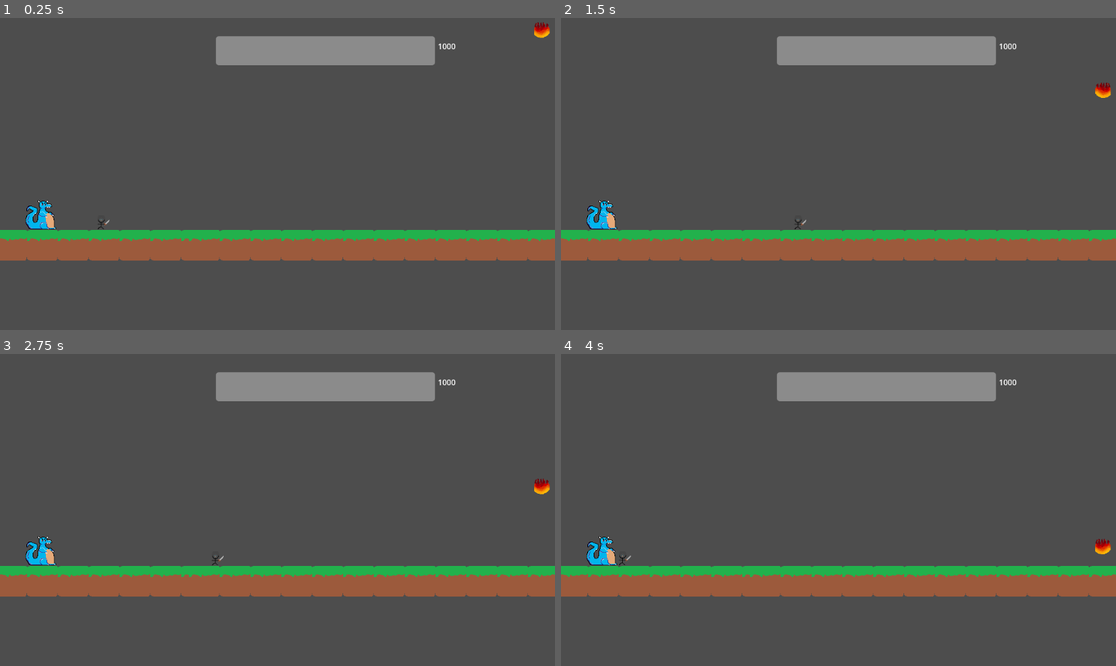
Above: before the commit, frames 1-4 (two rows, left to right).
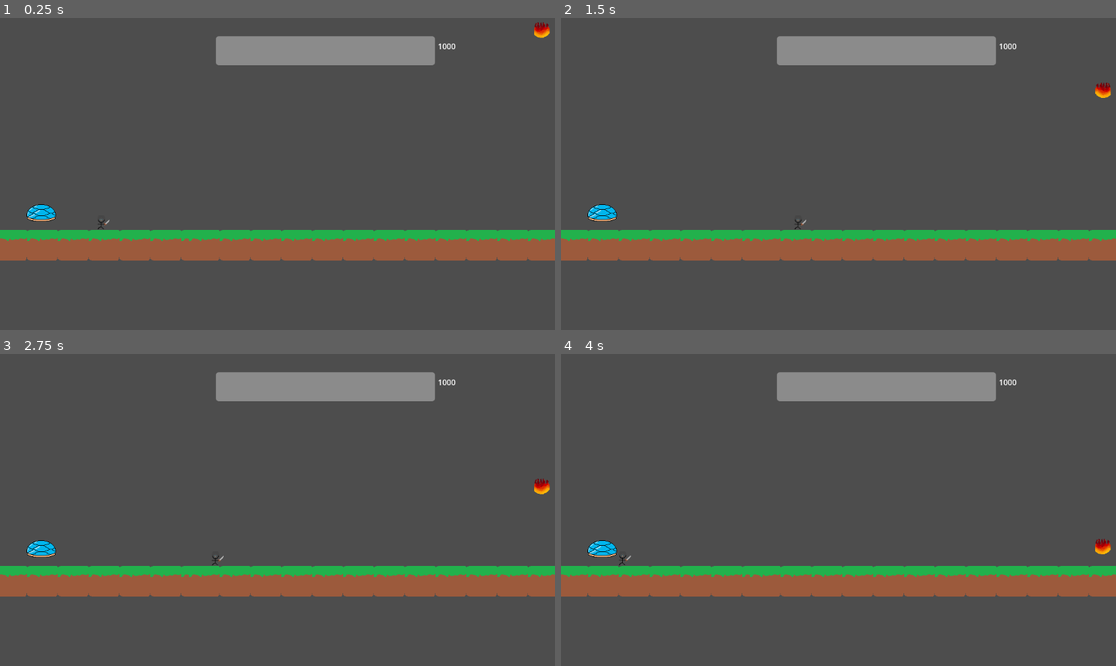
Above: after the commit, the same moments.

Repository: pbagnoud/trijam311
Game: Godot game, scene res://scene/main.tscn
Two runs of this game, one before a commit and one after it. Both use one fixed random seed, a clock stepped at 60 frames per second and the inputs below. This scene is started directly instead of the project's main scene.
Inputs:
- Up to frame 1 (0.25 s): no input
- Up to frame 2 (1.5 s): tap Enter (ui_accept) at 0.5, 0.77 s; hold Right (ui_right) from 0.53 s (still down)
- Up to frame 3 (2.75 s): tap Enter (ui_accept) at 1.52 s; release Right (ui_right) at 2.03 s; hold Left (ui_left) from 2.03 s (still down)
- Up to frame 4 (4 s): keep holding Left (ui_left); tap Enter (ui_accept) at 3.02, 3.77 s

The runs differ from the first frame. In frame 1, 0.4% of the frame differs, in the area x 4-11%, y 58-68%; in frame 2, 0.4%; in frame 3, 0.4%; in frame 4, 0.4%.

Commit message:
changement animation boss

Diff:
--- a/trijam311/scene/boss.tscn
+++ b/trijam311/scene/boss.tscn
@@ -4,6 +4,12 @@
 [ext_resource type="Texture2D" uid="uid://de56p12tpxw02" path="res://asset/boss carapace.png" id="2_bdm18"]
 [ext_resource type="Texture2D" uid="uid://wpi4k0ygqccu" path="res://asset/boss dragon.png" id="3_rl7md"]
 [ext_resource type="Script" path="res://script/area_around_boss.gd" id="4_561qw"]
+
+[sub_resource type="RectangleShape2D" id="RectangleShape2D_sg3tq"]
+size = Vector2(64, 62)
+
+[sub_resource type="RectangleShape2D" id="RectangleShape2D_q7q61"]
+size = Vector2(207, 107)
 
 [sub_resource type="SpriteFrames" id="SpriteFrames_41618"]
 animations = [{
@@ -15,22 +21,12 @@
 "texture": ExtResource("2_bdm18")
 }],
 "loop": true,
-"name": &"boss animation",
+"name": &"boss_animation",
 "speed": 5.0
 }]
 
-[sub_resource type="RectangleShape2D" id="RectangleShape2D_sg3tq"]
-size = Vector2(64, 62)
-
-[sub_resource type="RectangleShape2D" id="RectangleShape2D_q7q61"]
-size = Vector2(178, 107)
-
 [node name="Node2D" type="StaticBody2D"]
 script = ExtResource("1_vfun5")
-
-[node name="AnimatedSprite2D" type="AnimatedSprite2D" parent="."]
-sprite_frames = SubResource("SpriteFrames_41618")
-animation = &"boss animation"
 
 [node name="CollisionShape2D" type="CollisionShape2D" parent="."]
 position = Vector2(0, -1)
@@ -40,7 +36,12 @@
 script = ExtResource("4_561qw")
 
 [node name="CollisionShape2D" type="CollisionShape2D" parent="Area2D"]
-position = Vector2(1, -23.5)
+position = Vector2(2.5, -23.5)
 shape = SubResource("RectangleShape2D_q7q61")
 
+[node name="AnimatedSprite2D" type="AnimatedSprite2D" parent="Area2D"]
+sprite_frames = SubResource("SpriteFrames_41618")
+animation = &"boss_animation"
+
 [connection signal="body_entered" from="Area2D" to="Area2D" method="body_entered"]
+[connection signal="body_exited" from="Area2D" to="Area2D" method="body_exited"]
--- a/trijam311/script/area_around_boss.gd
+++ b/trijam311/script/area_around_boss.gd
@@ -1,4 +1,9 @@
 extends Area2D
 
+@onready var boss_animation = $AnimatedSprite2D
+
 func body_entered(body: Node2D):
-	pass
+	boss_animation.frame = 1
+
+func body_exited(body: Node2D):
+	boss_animation.frame = 0
